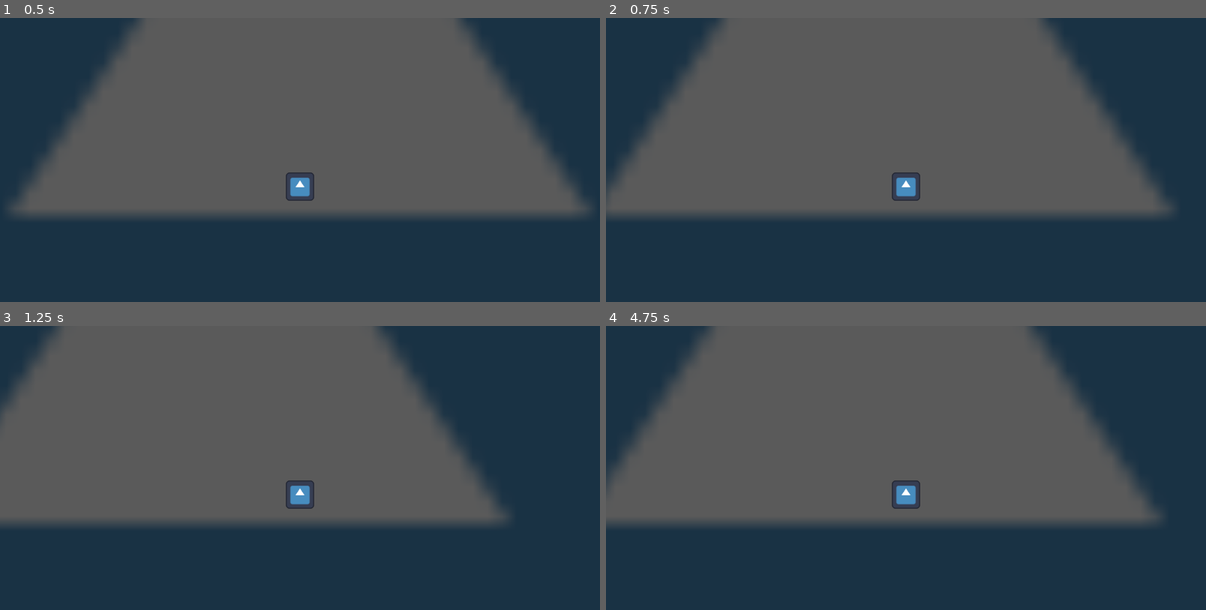
Above: before the commit, frames 1-4 (two rows, left to right).
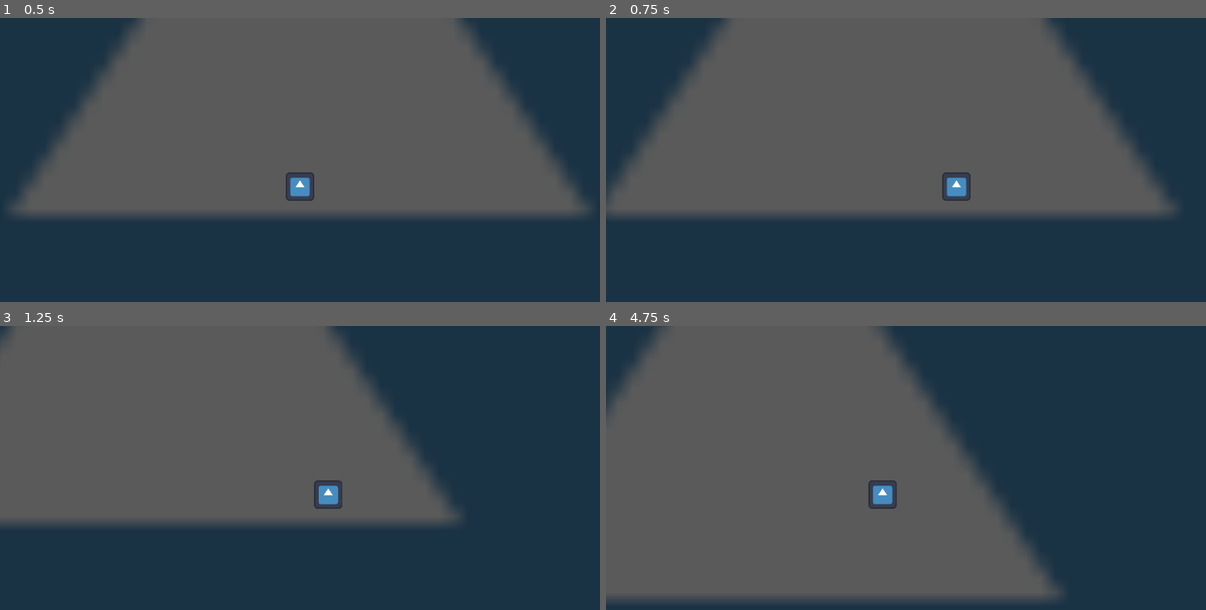
Above: after the commit, the same moments.

Repository: AgilMonkey/Wild-Bun-Magic
Game: Godot game, scene res://scenes/levels/main_test_scene/main_test_scene.tscn
The game is run twice, just before and just after one commit, with the same random seed, the same clock (stepped at 60 frames per second) and the same inputs. The engine's default icon, where the game draws it, is replaced by a stand-in: a white triangle on a blue panel in a dark square.
Inputs:
- Up to frame 1 (0.5 s): no input
- Up to frame 2 (0.75 s): tap Enter at 0.5 s; hold D (move_right) from 0.53 s (still down); tap Shift (dash, bound only after the commit) at 0.6 s
- Up to frame 3 (1.25 s): keep holding D (move_right)
- Up to frame 4 (4.75 s): release D (move_right) at 1.28 s; hold S (move_down) 1.28-2.03 s; tap Shift (dash, bound only after the commit) every 0.75 s from 1.35 to 4.35 s; hold D (move_right) 2.03-2.78 s; hold W (move_up) 2.78-3.53 s; hold A (move_left) from 3.53 s (still down)

Frame 1 is identical in both runs. In frame 2, 0.9% of the frame differs, in the area x 47-61%, y 54-65%; in frame 3, 8.8%; in frame 4, 43%, in the area x 0-93%, y 0-98%.

Commit message:
Added dash

Diff:
--- a/project.godot
+++ b/project.godot
@@ -43,6 +43,11 @@
 "events": [Object(InputEventKey,"resource_local_to_scene":false,"resource_name":"","device":-1,"window_id":0,"alt_press …(192 unchanged characters)…
 ]
 }
+dash={
+"deadzone": 0.2,
+"events": [Object(InputEventKey,"resource_local_to_scene":false,"resource_name":"","device":-1,"window_id":0,"alt_pressed":false,"shift_pressed":false,"ctrl_pressed":false,"meta_pressed":false,"pressed":false,"keycode":0,"physical_keycode":4194325,"key_label":0,"unicode":0,"location":0,"echo":false,"script":null)
+]
+}
 
 [rendering]
 
--- a/scenes/player/player.tscn
+++ b/scenes/player/player.tscn
@@ -1,7 +1,7 @@
 [gd_scene load_steps=4 format=3 uid="uid://dhl552xt6p4c1"]
 
 [ext_resource type="Texture2D" uid="uid://cthw2iuwsc3ka" path="res://icon.svg" id="1_8afob"]
-[ext_resource type="Script" uid="uid://y04u7tfbluw2" path="res://scenes/player/topdown_movement.gd" id="2_dovo2"]
+[ext_resource type="Script" uid="uid://y04u7tfbluw2" path="res://scenes/player/player_movement.gd" id="2_dovo2"]
 
 [sub_resource type="RectangleShape2D" id="RectangleShape2D_8afob"]
 size = Vector2(48, 48)
@@ -9,6 +9,8 @@
 [node name="Player" type="CharacterBody2D"]
 
 [node name="Camera2D" type="Camera2D" parent="."]
+process_callback = 0
+position_smoothing_enabled = true
 
 [node name="Gfx" type="Sprite2D" parent="."]
 scale = Vector2(0.375, 0.375)
@@ -17,5 +19,5 @@
 [node name="CollisionShape2D" type="CollisionShape2D" parent="."]
 shape = SubResource("RectangleShape2D_8afob")
 
-[node name="TopdownMovement" type="Node" parent="."]
+[node name="PlayerMovement" type="Node" parent="."]
 script = ExtResource("2_dovo2")
--- /dev/null
+++ b/scenes/player/player_movement.gd
@@ -0,0 +1,46 @@
+extends Node
+
+
+@export var speed: float = 200.0
+@export var dash_speed: float = 800.0
+@export var dash_time: float = 0.2
+@export var dash_cooldown_time: float = 2.0
+
+var is_dashing: bool = false
+var can_dash: bool = true
+
+var input_dir: Vector2
+
+@onready var body: CharacterBody2D = get_parent()
+
+
+func _input(event: InputEvent) -> void:
+	input_dir = Input.get_vector("move_left", "move_right", "move_up", "move_down")
+
+
+func _physics_process(delta: float) -> void:
+	if Input.is_action_just_pressed("dash"):
+		dash()
+
+	if not is_dashing:
+		body.velocity = input_dir * speed
+
+	body.move_and_slide()
+
+
+func dash():
+	if is_dashing: return
+	if not can_dash: return
+	is_dashing = true
+	dash_cooldown()
+
+	body.velocity = input_dir * dash_speed
+	await get_tree().create_timer(dash_time).timeout
+	is_dashing = false
+
+
+func dash_cooldown():
+	if not can_dash: return
+	can_dash = false
+	await get_tree().create_timer(dash_cooldown_time).timeout
+	can_dash = true
--- a/scenes/player/topdown_movement.gd
+++ /dev/null
@@ -1,18 +0,0 @@
-extends Node
-
-
-@export var speed: float = 200.0
-
-
-var input_dir: Vector2
-
-@onready var body: CharacterBody2D = get_parent()
-
-
-func _input(event: InputEvent) -> void:
-	input_dir = Input.get_vector("move_left", "move_right", "move_up", "move_down")
-
-
-func _physics_process(delta: float) -> void:
-	body.velocity = input_dir * speed
-	body.move_and_slide()
Not shown, changed: export_presets.cfg
Renamed: scenes/player/topdown_movement.gd.uid -> scenes/player/player_movement.gd.uid
Not shown, changed: .gitignore
